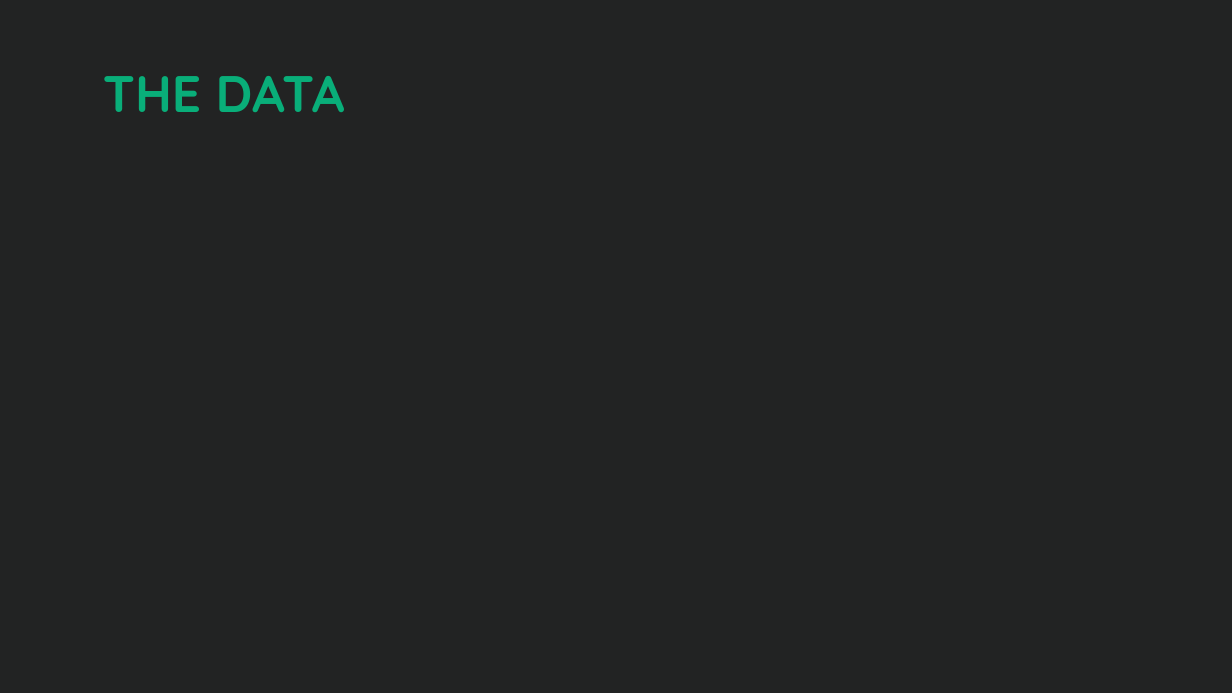
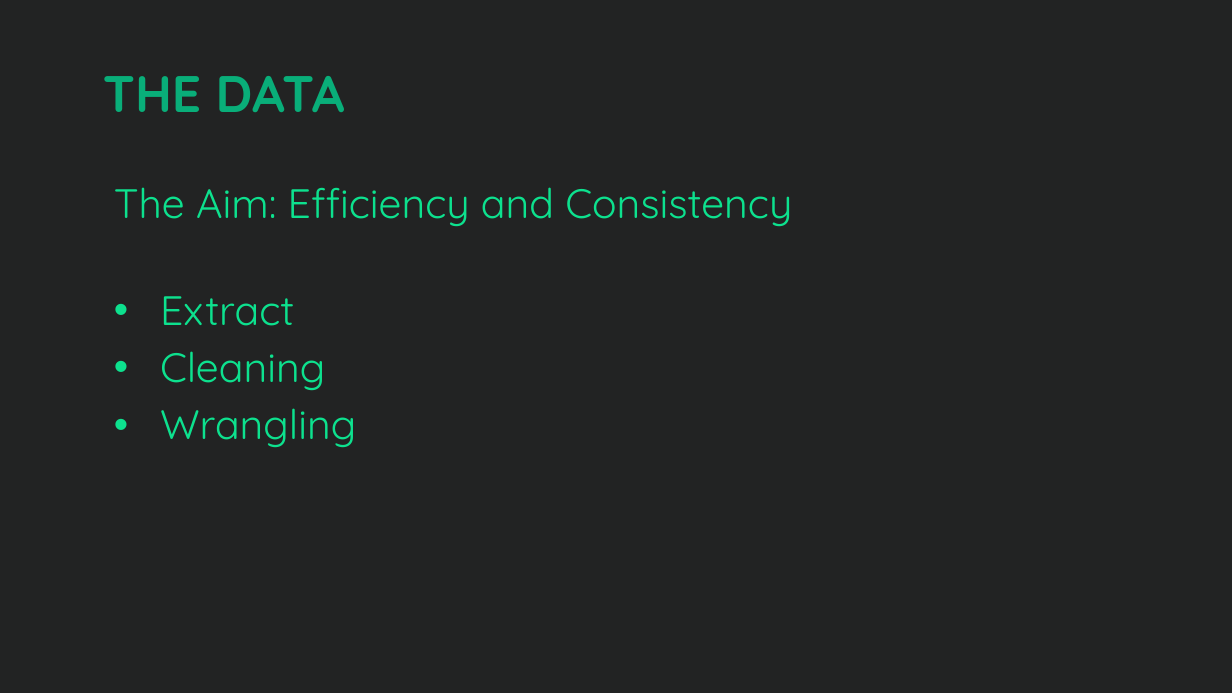
Before and after one commit to sean-m-cusick/WAP_SHS_APP, a slide deck: slide 9 of Presentation/PHS Rshiny Team Klas.pptx. Drawn at 1232x693 pixels with LibreOffice and Linux fonts; fonts in the diff are those of the drawing; background and template pictures are left out. Boxes give left, top, right and bottom in pixels: in the first picture for what was removed or moved away, otherwise in the second. Text is boxed around its words. In the diff, an @@ line names an element or a change of style, - is before the commit and + after.

```diff
--- a/Presentation/PHS Rshiny Team Klas.pptx
+++ b/Presentation/PHS Rshiny Team Klas.pptx
@@ text added at (x1=114, y1=187, x2=792, y2=447), 32 pt, text #0DE18E @@
+The Aim: Efficiency and Consistency
+• Extract
+• Cleaning
+• Wrangling
```
